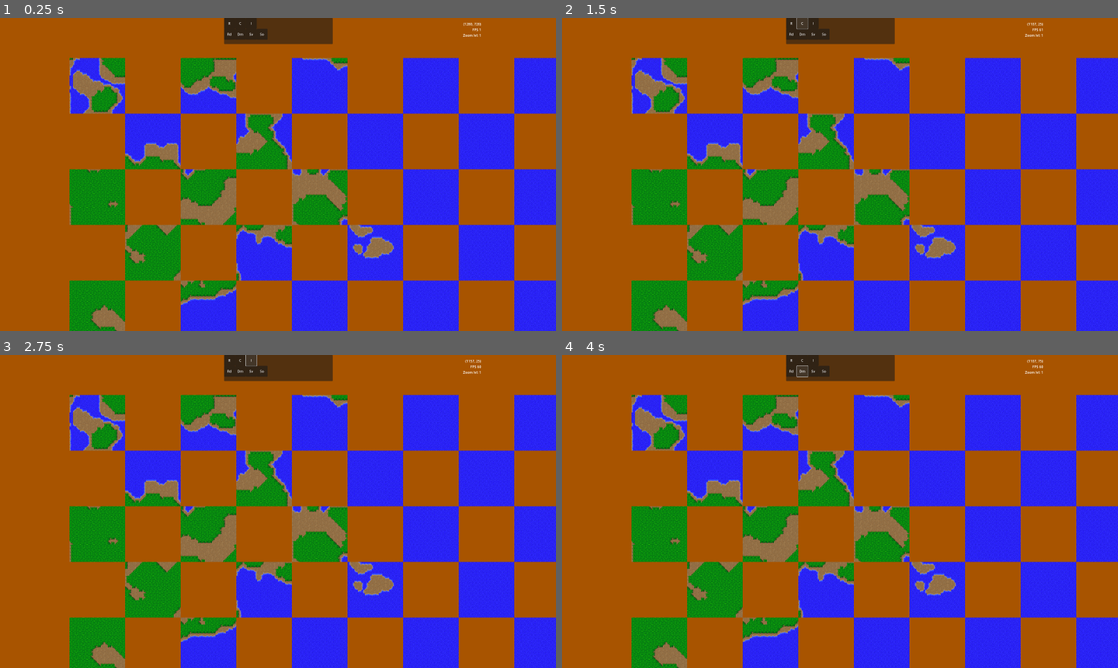
Above: before the commit, frames 1-4 (two rows, left to right).
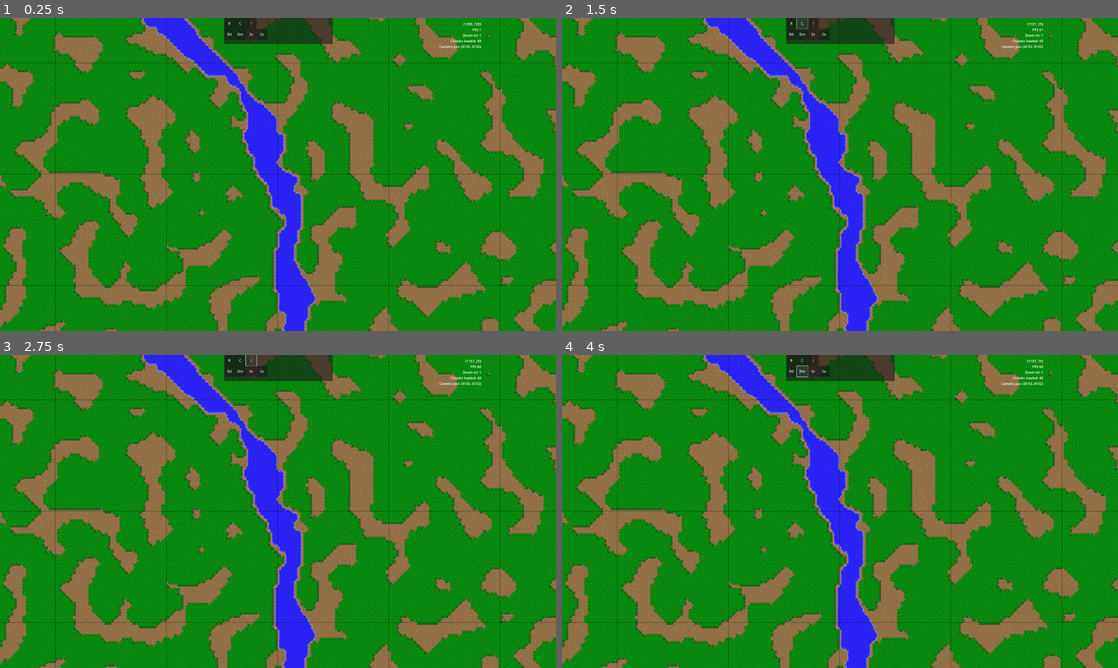
Above: after the commit, the same moments.

Repository: ahakkar/ACSIM
Game: Godot game, scene res://scenes/Main.tscn
The game is run twice, just before and just after one commit, with the same random seed, the same clock (stepped at 60 frames per second) and the same inputs.
Inputs:
- Up to frame 1 (0.25 s): no input
- Up to frame 2 (1.5 s): click "R" at 0.5 s; click "C" at 1.25 s
- Up to frame 3 (2.75 s): click "I" at 2 s
- Up to frame 4 (4 s): click "Rd" at 2.75 s; click "Dm" at 3.5 s

The runs differ from the first frame. In frame 1, 94% of the frame differs, in the area x 0-100%, y 0-100%; in frame 2, 94%; in frame 3, 94%; in frame 4, 94%.

Commit message:
load and remove chunks around camera pos working

Diff:
--- a/scenes/Chunk.gd
+++ b/scenes/Chunk.gd
@@ -3,22 +3,39 @@
 
 var x:int = -1
 var y:int = -1
+var should_remove:bool = true
 
 # Called when the node enters the scene tree for the first time.
 func _init(xpos:int, ypos:int):
 	self.x = xpos
 	self.y = ypos
+
 	self.name = "Chunk [%d,%d]" % [x, y]
 	self.set_tileset(Globals.TILESET_TERRAIN)
 	self.position = Vector2i(
-		x*Globals.CHUNK_SIZE*Globals.TILE_SIZE_X,
-		y*Globals.CHUNK_SIZE*Globals.TILE_SIZE_Y
+		x*Globals.CHUNK_SIZE.x*Globals.TILE_SIZE_X,
+		y*Globals.CHUNK_SIZE.y*Globals.TILE_SIZE_Y
+		)
+
+func _ready():
+	generate_chunk()
+
+func _draw():
+	self.draw_rect(
+		Rect2(
+			Vector2(0,0),
+			Vector2(
+				Globals.CHUNK_SIZE.x*Globals.TILE_SIZE_X,
+				Globals.CHUNK_SIZE.y*Globals.TILE_SIZE_Y)
+			),
+		Color(0,0,0,0.5),
+		false
 		)
 
 func generate_chunk() -> void:
-	for row in Globals.CHUNK_SIZE:
-		for col in Globals.CHUNK_SIZE:
-			var tile_data: Array = Globals.map_tile_data[row+y*Globals.CHUNK_SIZE][col+x*Globals.CHUNK_SIZE]
+	for row in Globals.CHUNK_SIZE.y:
+		for col in Globals.CHUNK_SIZE.x:
+			var tile_data: Array = Globals.map_tile_data[row+y*Globals.CHUNK_SIZE.y][col+x*Globals.CHUNK_SIZE.x]
 			# layer | tile coords at tilemap | tilemap id | coords of the tile at tileset | alternative tile
 			self.set_cell(
 				Globals.LAYER_TERRAIN,
--- a/scenes/Chunk.tscn
+++ /dev/null
@@ -1,10 +0,0 @@
-[gd_scene load_steps=3 format=3 uid="uid://54iw2fjk2oth"]
-
-[ext_resource type="Script" path="res://scenes/Chunk.gd" id="1_lawsj"]
-[ext_resource type="TileSet" uid="uid://cxiva1a6jdae2" path="res://scenes/Chunk.tres" id="1_x70ay"]
-
-[node name="Chunk" type="TileMap"]
-tile_set = ExtResource("1_x70ay")
-format = 2
-layer_0/tile_data = PackedInt32Array(0, 0, 65536, -1, 0, 65536)
-script = ExtResource("1_lawsj")
--- a/scripts/CameraZoom2D.gd
+++ b/scripts/CameraZoom2D.gd
@@ -11,6 +11,11 @@
 func camera_zoom_out() -> void:
 	_set_camera_zoom_level(Globals.CAMERA_ZOOM_LEVEL + Globals.CAMERA_ZOOM_DURATION)
 
+func get_camera_position():
+	return self.position
+
+func _process(delta) -> void:
+	Globals.CAMERA_POSITION = self.position
 
 func _set_camera_zoom_level(value: float) -> void:
 	Globals.CAMERA_ZOOM_LEVEL = clamp(value, Globals.CAMERA_MIN_ZOOM_LEVEL, Globals.CAMERA_MAX_ZOOM_LEVEL)
@@ -24,9 +29,8 @@
 		Globals.CAMERA_ZOOM_DURATION
 	)
 
-func _on_set_camera_position(_pos: Vector2) -> void:
-	#self.position = pos
-	pass
+func _on_set_camera_position(pos: Vector2) -> void:
+	self.position = pos
 
 func _unhandled_input(event):
 	if event.is_action_pressed("camera_zoom_in"):
--- a/scripts/ChunkHandler.gd
+++ b/scripts/ChunkHandler.gd
@@ -9,36 +9,72 @@
 # This is done to speed up game loading and avoiding setting one large tilemap in one go
 # which is extremely slow in godot 4.0, 4096x4096 takes minutes to fill with set_cell() commands
 
-var map_tiles:Array[Array] = [[]]
 var chunks:Dictionary = {}
-var unused_chunks:Dictionary = {}
+var unready_chunks:Dictionary = {}
+var chunk_amount = 16
+var window_width = DisplayServer.window_get_size(0).x
+var distance = abs((window_width/(Globals.CHUNK_SIZE.x*Globals.TILE_SIZE_X)) / 2 +1 )
 
 func _init() -> void:
 	self.name = "ChunkHandler"
 
+func _process(_delta):
+	update_chunks()
+	clean_up_chunks()
+	reset_chunks()
+
 func _ready():
 	#thread = Thread.new()
+
+
+	#print(distance)
 	pass
 
+func add_chunk(x:int, y:int) -> void:
+	var key = str(y) + "," + str(x)
+	if chunks.has(key):
+		return
+
+	load_chunk(x, y, key)
+
+func clean_up_chunks():
+	for key in chunks:
+		var chunk = chunks[key]
+		if chunk.should_remove:
+			chunk.queue_free()
+			chunks.erase(key)
+
+func clear_chunk(pos:Vector2i) -> void:
+	self.chunks[pos.y][pos.x].clear()
+
+func get_chunk(x:int, y:int):
+	var key = str(y) + "," + str(x)
+	if self.chunks.has(key):
+		return chunks.get(key)
+
+	return null
+
+func load_chunk(x:int, y:int, key:String):
+	var chunk = Chunk.new(x,y)
+	self.add_child(chunk)
+	chunks[key] = chunk
+
+	Globals.chunks_loaded += 1
 
 
-func start_handler() -> void:
-	# Initialize the map tile array with enough chunks to cover the whole map
-	map_tiles.resize(Globals.map_size/Globals.CHUNK_SIZE)
-	for y in map_tiles.size():
-		map_tiles[y].resize(Globals.map_size/Globals.CHUNK_SIZE)
+func reset_chunks():
+	for key in chunks:
+		chunks[key].should_remove = true
 
-func add_chunk(x:int, y:int):
-	var chunk = Chunk.new(x,y)
+func update_chunks():
+	var p_x = int(Globals.CAMERA_POSITION.x- Globals.CHUNK_SIZE.x) / Globals.TILE_SIZE_X / Globals.CHUNK_SIZE.x
+	var p_y = int(Globals.CAMERA_POSITION.y- Globals.CHUNK_SIZE.y) / Globals.TILE_SIZE_Y / Globals.CHUNK_SIZE.y
 
-	var start = Time.get_ticks_usec()
-	chunk.generate_chunk()
-	self.add_child(chunk)
-	var end = Time.get_ticks_usec()
-	print("generate a chunk ", (end-start)/1000.0, "ms")
+	for y in Globals.map_size/Globals.CHUNK_SIZE.y:
+		for x in Globals.map_size/Globals.CHUNK_SIZE.x:
+			if (abs(x - p_x) <= distance && abs(y - p_y) <= distance):
+				add_chunk(x, y)
 
-
-	#chunk.set_position(Vector2(x*Globals.CHUNK_SIZE,y*Globals.CHUNK_SIZE))
-
-
-	#map_tiles[chunk_pos.y][chunk_pos.x].clear()
+				var chunk = get_chunk(x,y)
+				if chunk != null:
+					chunk.should_remove = false
--- a/scripts/Control.gd
+++ b/scripts/Control.gd
@@ -25,7 +25,9 @@
 	debug_info.set_text(
 		str(get_viewport().get_mouse_position()) +"\n" +
 		"FPS " + str(Engine.get_frames_per_second()) + "\n" +
-		"Zoom lvl: " + str(Globals.CAMERA_ZOOM_LEVEL)
+		"Zoom lvl: " + str(Globals.CAMERA_ZOOM_LEVEL) + "\n" +
+		"Chunks loaded: " + str(Globals.chunks_loaded) + "\n" +
+		"Camera pos: " + str(Globals.CAMERA_POSITION)
 	)
 
 # defines construction toolbar buttons
--- a/scripts/Globals.gd
+++ b/scripts/Globals.gd
@@ -3,24 +3,18 @@
 
 extends Node
 
+var chunks_loaded:int = 0
+
+###################################
+# CHUNK AND TERRAIN SETTINGS	  #
+###################################
 # world map chunk size
-const CHUNK_SIZE:int = 16
-
+const CHUNK_SIZE:Vector2i = Vector2i(32,32)
 # tilemap tile types
 enum {TILE_WATER, TILE_TERRAIN, TILE_FOREST, TILE_BOG}
-
 # tilemap layers
 enum {LAYER_TERRAIN, LAYER_BUILDINGS}
-
 const TILESET_TERRAIN:TileSet = preload("res://scenes/Chunk.tres")
-
-func are_coords_valid(value:int, bounds:Vector2i, errmsg:String) -> bool:
-	if bounds.x > value or value > bounds.y:
-		errmsg = errmsg % [value, bounds.x, bounds.y]
-		push_error(errmsg)
-		return false
-
-	return true
 
 func choose_randomly(list_of_entries):
 	return list_of_entries[randi() % list_of_entries.size()]
@@ -34,8 +28,20 @@
 # preprocess and store exact tile for every map cell to speed up setting tiles
 var map_tile_data:Array[Array] = [[]]
 
+###################################
+# CAMERA SETTINGS				  #
+###################################
+
 # current camera zoom level
 var CAMERA_ZOOM_LEVEL: float = 1.0
+var CAMERA_POSITION
+
+# camera movement settings
+const CAMERA_MIN_ZOOM_LEVEL: float = 0.1
+const CAMERA_MAX_ZOOM_LEVEL: float = 2.0
+const CAMERA_ZOOM_FACTOR: float = 0.1
+const CAMERA_ZOOM_DURATION: float = 0.1
+const CAMERA_PAN_MULTI:float = 2.0
 
 # FILE PATHS
 const SCENE_PATH:String = "res://scenes/"
@@ -64,13 +70,6 @@
 const TYPE_POWERPLANT:String = "powerplant"
 const TYPE_ROADS:String = "roads"
 const TYPE_DEMOLISH:String = "demolish"
-
-# camera movement settings
-const CAMERA_MIN_ZOOM_LEVEL: float = 0.1
-const CAMERA_MAX_ZOOM_LEVEL: float = 2.0
-const CAMERA_ZOOM_FACTOR: float = 0.1
-const CAMERA_ZOOM_DURATION: float = 0.1
-const CAMERA_PAN_MULTI:float = 2.0
 
 # city map generation file should have black ground (0,0,0) and white water (1,1,1)
 const GROUND_TILE_COLOR_IN_MAP_FILE: Color = Color(0,0,0,1)
--- a/scripts/Main.gd
+++ b/scripts/Main.gd
@@ -16,11 +16,13 @@
 	"res://maps/tampere_10x10km_1000px.png",
 	"res://maps/tampere_10x10km_1024px.png",
 	"res://maps/varkaus_256x256px_test.png",
-	"res://maps/tampere_256px.png"
+	"res://maps/tampere_256px.png",
+	"res://maps/tampere_10x10km_4096px.png"
 	]
-var map_filename:String = map_filenames[3]
+var map_filename:String = map_filenames[1]
 var _world_generator:WorldGenerator
 var _chunk_handler:ChunkHandler
+#var _2d_camera:CameraZoom2D
 
 
 func _init():
@@ -28,23 +30,27 @@
 #		#Vector2i(Globals.DEFAULT_X_RES, Globals.DEFAULT_Y_RES)
 #		Vector2i(3800,2000)
 #	)
-	pass
+		Globals.CAMERA_POSITION = Vector2(16*256/2, 16*256/2)
+
+#func _process(_delta):
+#	Globals.CAMERA_POSITION = _2d_camera.position
 
 # Called when the node enters the scene tree for the first time.
 func _ready():
 	# create a new world and worldgenerator
 	_world_generator = WorldGenerator.new()
 	_chunk_handler = ChunkHandler.new()
-	add_child(_chunk_handler)
+	#_2d_camera = CameraZoom2D.new()
 
-	var result = _world_generator.generate_world(map_filename)
+	# add chunk handler if worldgen was successful
+	if _world_generator.generate_world(map_filename):
+		add_child(_chunk_handler)
+		#add_child(_2d_camera)
 
-	if result:
-		_chunk_handler.start_handler()
-		for y in Globals.map_size/Globals.CHUNK_SIZE:
-			for x in Globals.map_size/Globals.CHUNK_SIZE:
-				if (y + x) % 2 == 0:
-					_chunk_handler.add_chunk(x, y)
+#		for y in Globals.map_size/Globals.CHUNK_SIZE.y:
+#			for x in Globals.map_size/Globals.CHUNK_SIZE.x:
+#				#if (y + x) % 2 == 0:
+#				_chunk_handler.load_chunk(x, y)
 	else:
 		push_error("World generation failed :-(")
 
--- a/scripts/WorldGenerator.gd
+++ b/scripts/WorldGenerator.gd
@@ -9,6 +9,14 @@
 	Vector2i(0,-1), # north
 	Vector2i(-1,0)  # west
 	]
+
+func are_coords_valid(value:int, bounds:Vector2i, errmsg:String) -> bool:
+	if bounds.x > value or value > bounds.y:
+		errmsg = errmsg % [value, bounds.x, bounds.y]
+		push_error(errmsg)
+		return false
+
+	return true
 
 func choose_tile(tile:Vector2i, selected, surrounding) -> Array:
 	var surrounding_tiles:Array = []
@@ -249,13 +257,13 @@
 	smooth_recursively(pos, selected, comp)
 
 func validate_mapgen_params() -> bool:
-	if !Globals.are_coords_valid(
+	if !are_coords_valid(
 		Globals.map_size,
 		Vector2i(Globals.MAP_MIN_HEIGHT, Globals.MAP_MAX_HEIGHT),
 		Globals.ERROR_IMAGE_HEIGHT_INCORRECT):
 		return false
 
-	elif !Globals.are_coords_valid(
+	elif !are_coords_valid(
 		Globals.map_size,
 		Vector2i(Globals.MAP_MIN_WIDTH, Globals.MAP_MAX_WIDTH),
 		Globals.ERROR_IMAGE_WIDTH_INCORRECT):
